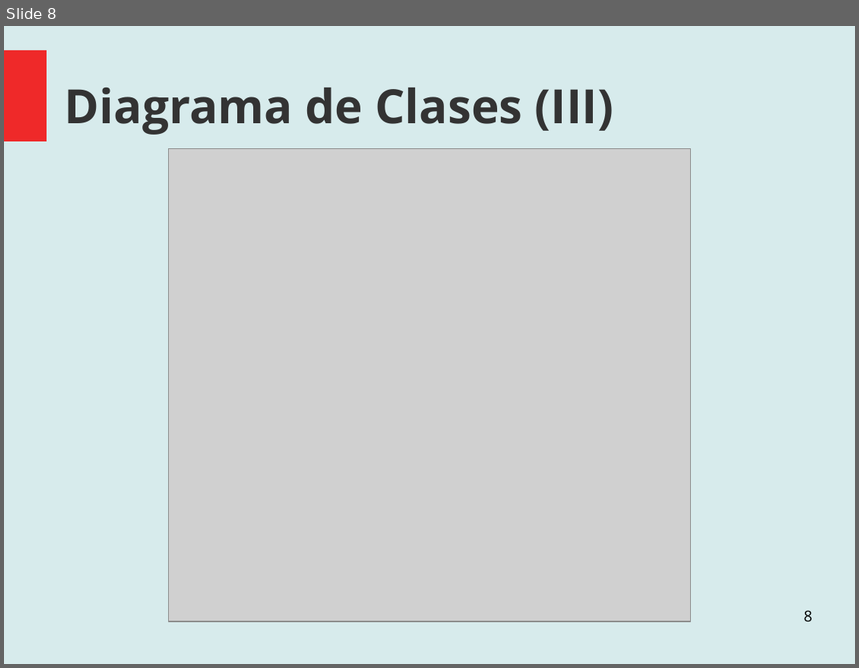
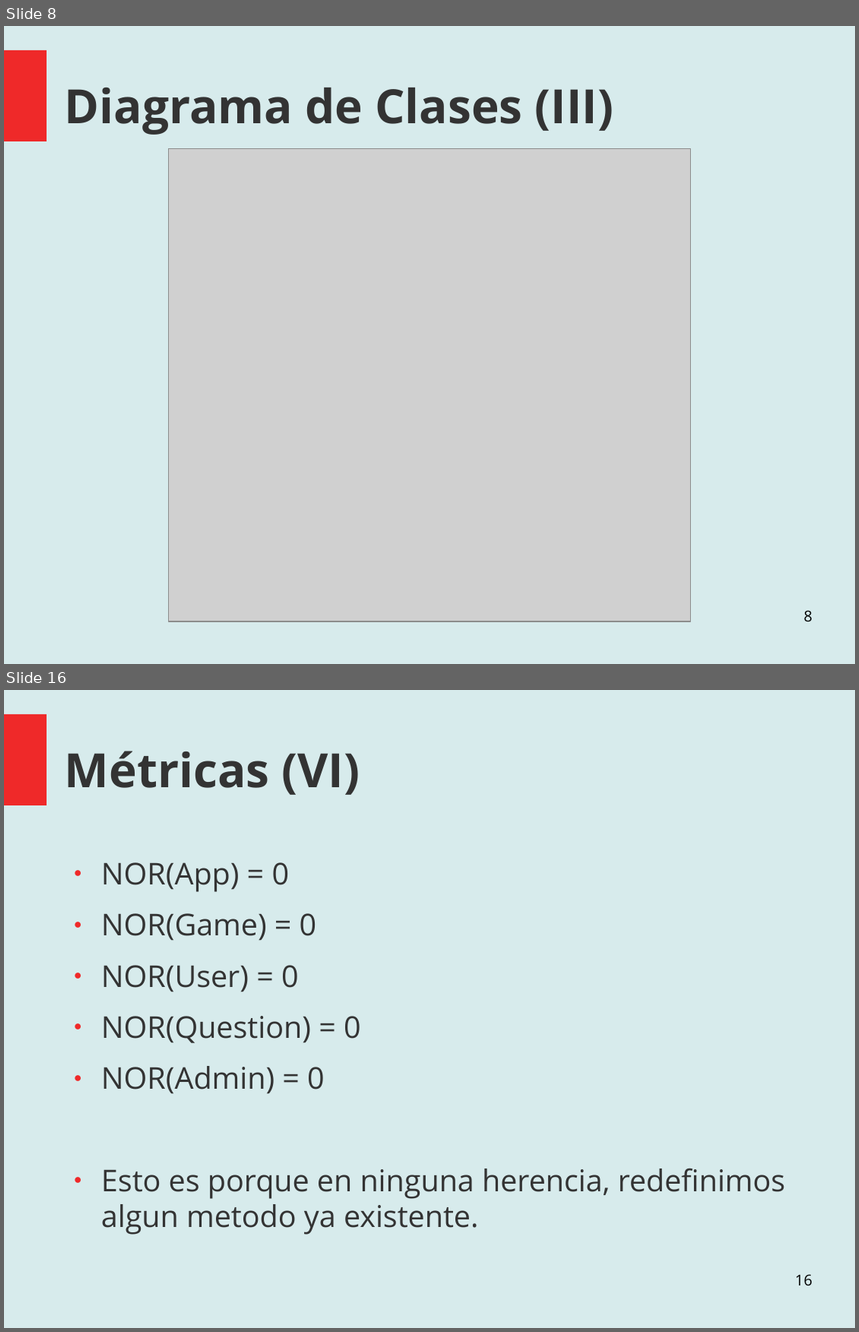
Before and after one commit to santiago-m/ProyectoAnalisisYDise-o, a slide deck: Documentation/Muestra de Avances.odp. Shown one above the other, each under a label of ours: slide 8 before the commit, slides 8 and 16 after it; the slides between them are not shown. The pictures are 859x668 and 859x1332 pixels, drawn with LibreOffice and Linux fonts; fonts in the diff are those of the drawing; grey boxes stand for pictures. Boxes give left, top, right and bottom in pixels: in the first picture for what was removed or moved away, otherwise in the second. Text is boxed around its words. In the diff, an @@ line names an element or a change of style, - is before the commit and + after.

```diff
--- a/Documentation/Muestra de Avances.odp
+++ b/Documentation/Muestra de Avances.odp
@@ slide 16 added at bbox=[4, 690, 855, 1328], background #D7EBEC; not listed: 1 template element that a slide beside it also shows @@
@@ title added at bbox=[65, 751, 360, 795], 44 pt, text #333333, bold @@
+Métricas (VI)
@@ text added at bbox=[101, 863, 786, 1235], 28 pt, text #333333 @@
+● NOR(App) = 0
+● NOR(Game) = 0
+● NOR(User) = 0
+● NOR(Question) = 0
+● NOR(Admin) = 0
+● Esto es porque en ninguna herencia, redefinimos algun metodo ya existente.
@@ page number added at bbox=[795, 1274, 813, 1287], 14 pt, text #000000 @@
+16
```
Also in this commit, not shown: 3 slides changed, 6 other slides added, 2 slides removed.
